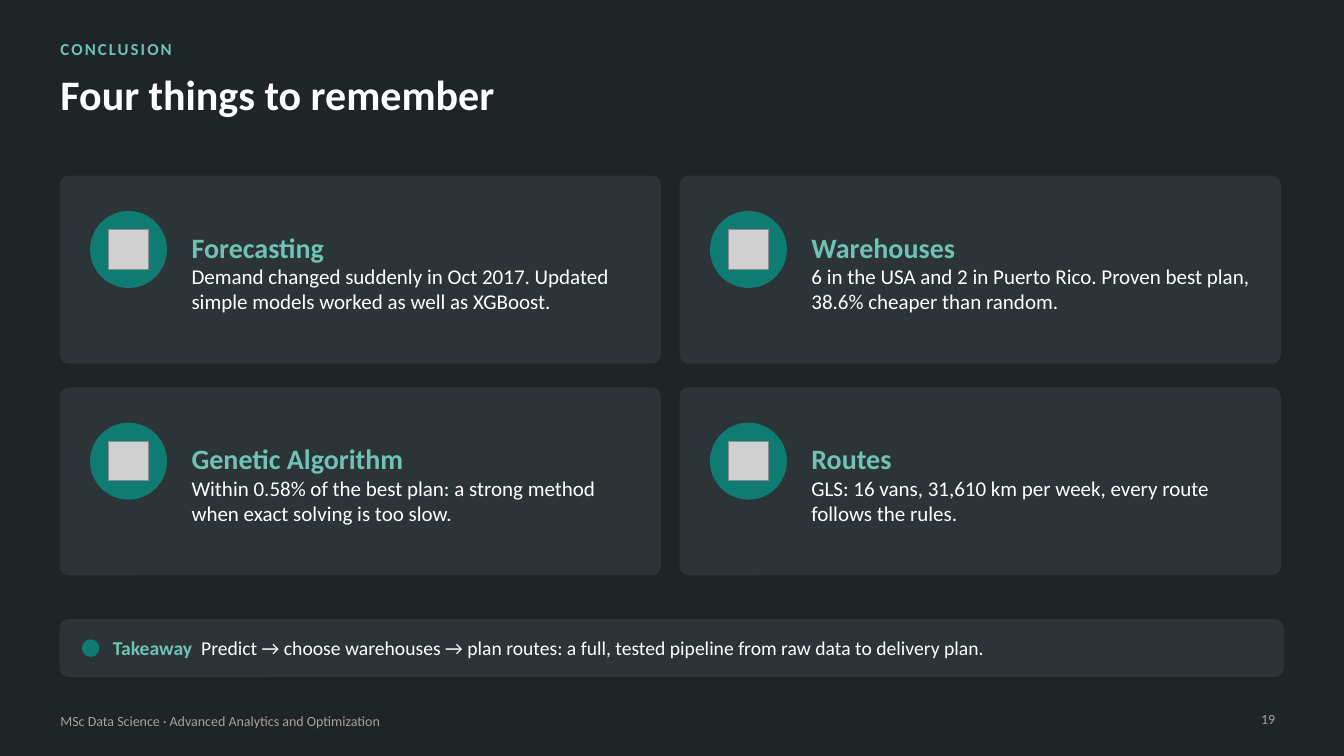
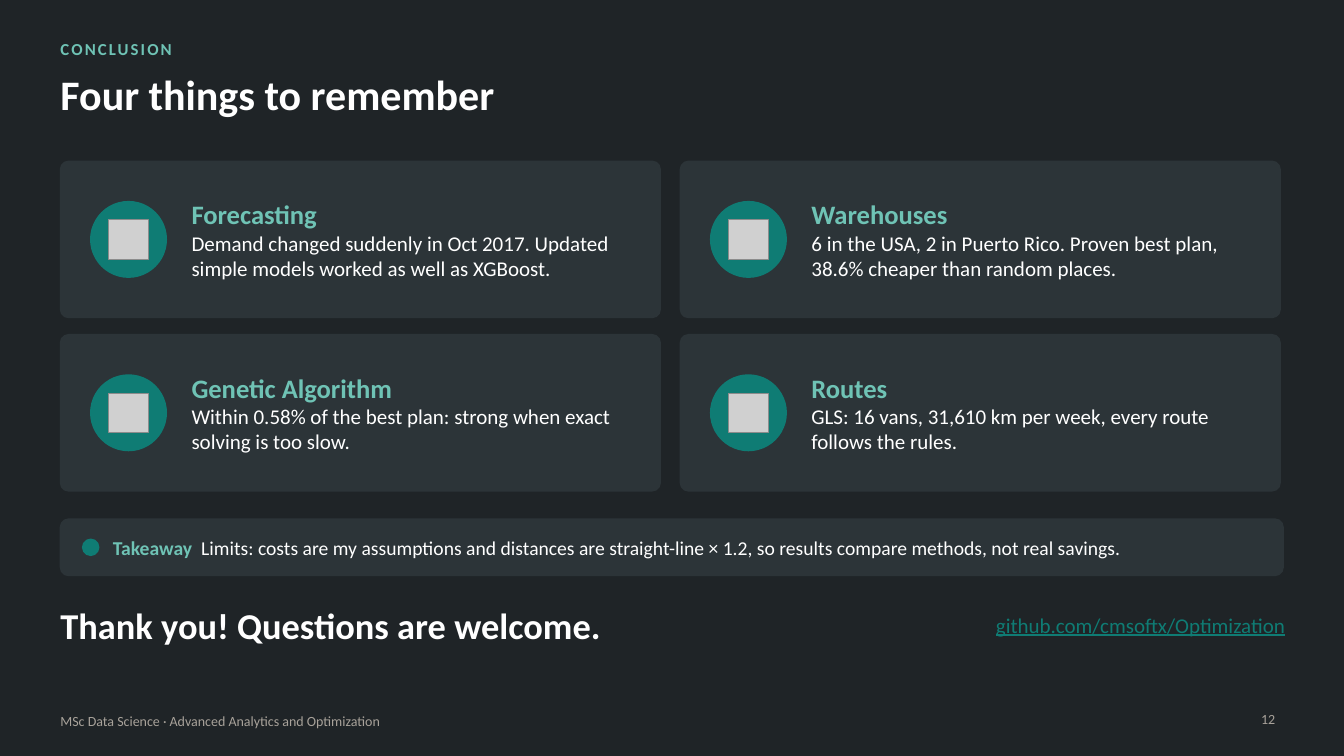
Before and after one commit to cmsoftx/Optimization, a slide deck: slide 12 of presentation/Ecommerce_Optimization_Easy_Presentation.pptx (slide 19 before the commit). Drawn at 1344x756 pixels with LibreOffice and Linux fonts; fonts in the diff are those of the drawing; grey boxes stand for pictures. Boxes give left, top, right and bottom in pixels: in the first picture for what was removed or moved away, otherwise in the second. Text is boxed around its words. In the diff, an @@ line names an element or a change of style, - is before the commit and + after.

```diff
--- a/presentation/Ecommerce_Optimization_Easy_Presentation.pptx
+++ b/presentation/Ecommerce_Optimization_Easy_Presentation.pptx
@@ rounded rectangle: place and size @@
-rounded rectangle at bbox=[60, 176, 660, 363]
+rounded rectangle at bbox=[60, 161, 660, 318]
@@ text "Forecasting": place and size @@
-text "Forecasting" at bbox=[192, 238, 609, 313]
+text "Forecasting" at bbox=[192, 205, 609, 280]
@@ rounded rectangle: place and size @@
-rounded rectangle at bbox=[681, 176, 1280, 363]
+rounded rectangle at bbox=[681, 161, 1280, 318]
@@ text "Warehouses": place and size @@
-text "Warehouses" at bbox=[811, 238, 1249, 313]
+text "Warehouses" at bbox=[811, 205, 1217, 280]
@@ text at bbox=[192, 205, 317, 229]: size 20 to 19 pt in "Forecasting" @@
@@ 2 pictures, 2 ellipses: place and size @@
-2 pictures, 2 ellipses at bbox=[91, 212, 786, 287]
+2 pictures, 2 ellipses at bbox=[91, 202, 786, 277]
@@ text at bbox=[811, 205, 947, 224]: size 20 to 19 pt in "Warehouses" @@
@@ text at bbox=[811, 236, 1217, 280]: text changed @@
-6 in the USA and 2 in Puerto Rico. Proven best plan, 38.6% cheaper than random.
+6 in the USA, 2 in Puerto Rico. Proven best plan, 38.6% cheaper than random places.
@@ rounded rectangle: place and size @@
-rounded rectangle at bbox=[60, 388, 660, 575]
+rounded rectangle at bbox=[60, 335, 660, 491]
@@ text "Genetic Algorithm": place and size @@
-text "Genetic Algorithm" at bbox=[192, 449, 595, 525]
+text "Genetic Algorithm" at bbox=[192, 379, 610, 453]
@@ proportions changed in 4 elements at bbox=[60, 161, 660, 318], bbox=[681, 161, 1280, 318], bbox=[60, 335, 660, 491], bbox=[681, 335, 1280, 491] @@
@@ rounded rectangle: place and size @@
-rounded rectangle at bbox=[681, 388, 1280, 575]
+rounded rectangle at bbox=[681, 335, 1280, 491]
@@ text "Routes": place and size @@
-text "Routes" at bbox=[811, 451, 1208, 521]
+text "Routes" at bbox=[811, 381, 1208, 449]
@@ text at bbox=[192, 379, 392, 403]: size 20 to 19 pt in "Genetic Algorithm" @@
@@ 2 pictures, 2 ellipses: place and size @@
-2 pictures, 2 ellipses at bbox=[91, 423, 786, 499]
+2 pictures, 2 ellipses at bbox=[91, 375, 786, 451]
@@ text at bbox=[811, 381, 887, 398]: size 20 to 19 pt in "Routes" @@
@@ text at bbox=[192, 409, 610, 453]: text changed @@
-Within 0.58% of the best plan: a strong method when exact solving is too slow.
+Within 0.58% of the best plan: strong when exact solving is too slow.
@@ rounded rectangle: place and size @@
-rounded rectangle at bbox=[60, 620, 1284, 677]
+rounded rectangle at bbox=[60, 519, 1284, 576]
@@ ellipse: place and size @@
-ellipse at bbox=[83, 640, 99, 656]
+ellipse at bbox=[83, 539, 99, 556]
@@ text at bbox=[113, 541, 1120, 559]: text changed @@
-Takeaway Predict → choose warehouses → plan routes: a full, tested pipeline from raw data to delivery plan.
+Takeaway Limits: costs are my assumptions and distances are straight-line × 1.2, so results compare methods, not real savings.
@@ text added at bbox=[60, 613, 600, 645], 26 pt, text #FFFFFF, bold @@
+Thank you! Questions are welcome.
@@ text added at bbox=[996, 618, 1285, 637], 15 pt, text #0F7C74, underline @@
+github.com/cmsoftx/Optimization
@@ page number at bbox=[1261, 715, 1275, 724]: text changed @@
-19
+12
```
Also in this commit, not shown: 5 other slides changed, 1 slide added, 9 slides removed, 2 other files.
